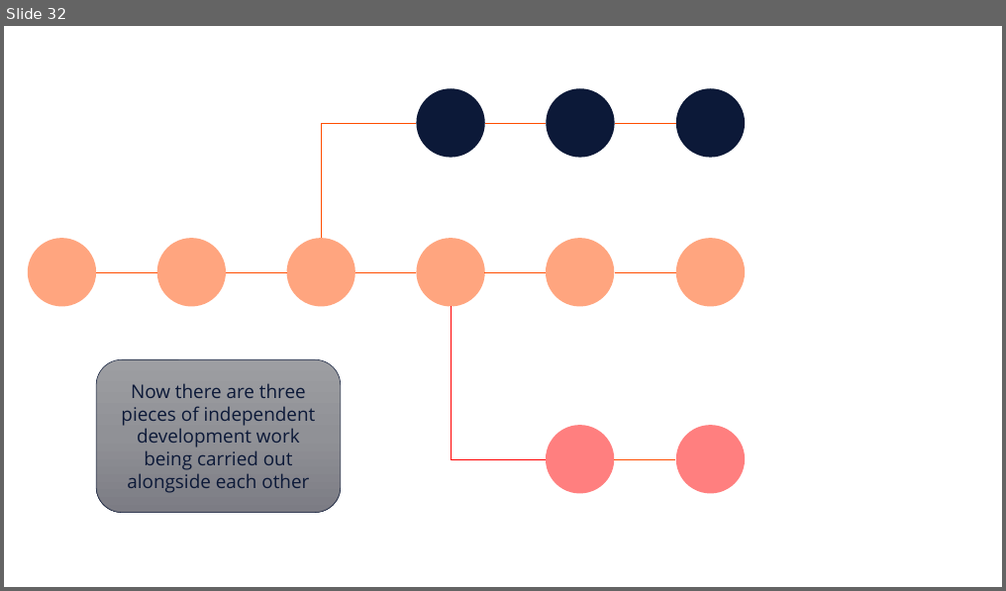
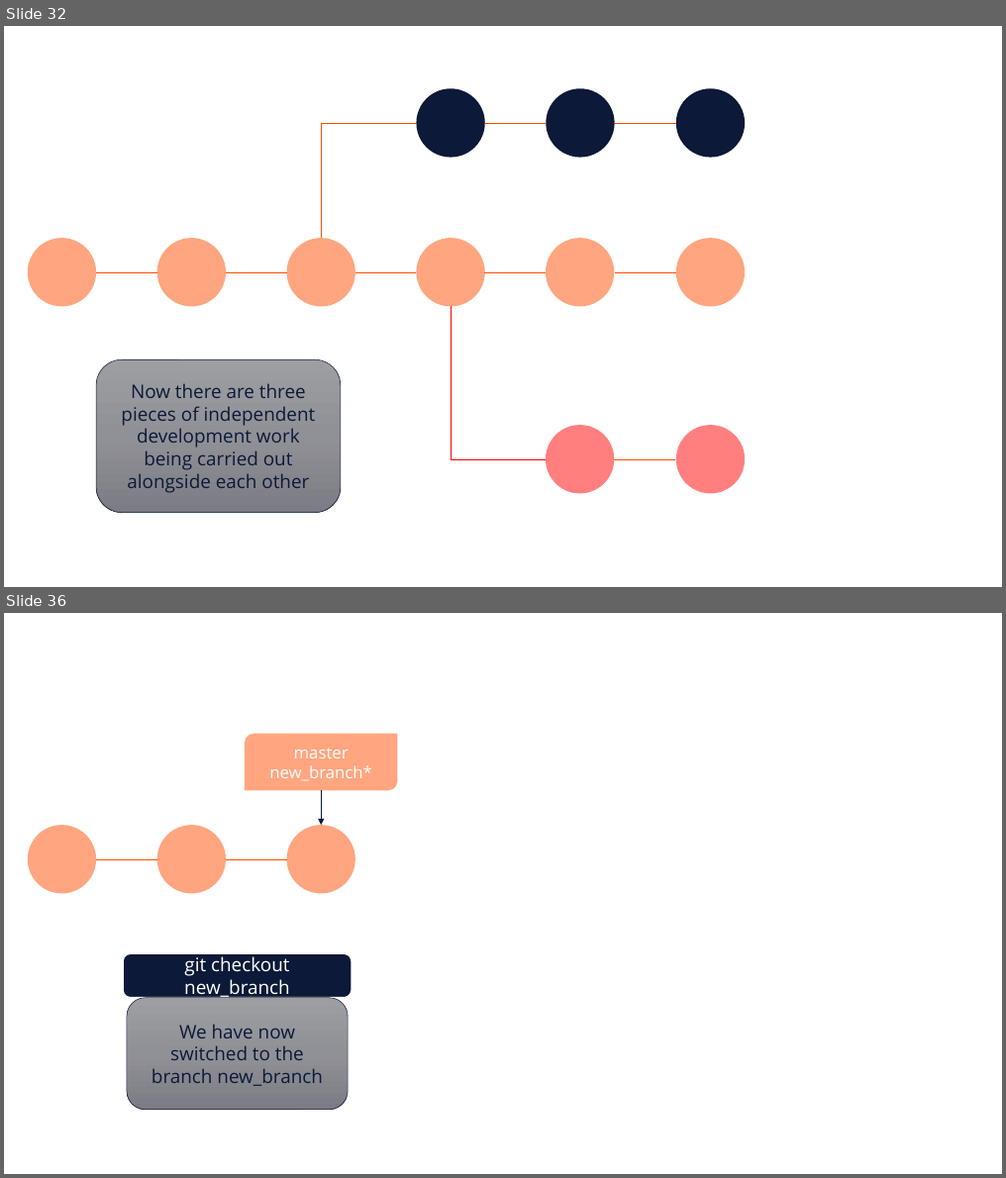
Before and after one commit to e815135/Shiny-App-Project, a slide deck: making basic workflow diagram.pptx. Shown one above the other, each under a label of ours: slide 32 before the commit, slides 32 and 36 after it; the slides between them are not shown. The pictures are 1006x591 and 1006x1178 pixels, drawn with LibreOffice and Linux fonts; fonts in the diff are those of the drawing. Boxes give left, top, right and bottom in pixels: in the first picture for what was removed or moved away, otherwise in the second. Text is boxed around its words. In the diff, an @@ line names an element or a change of style, - is before the commit and + after.

Commit message:
create working on a branch page and add ui and server functions for merge pages

```diff
--- a/making basic workflow diagram.pptx
+++ b/making basic workflow diagram.pptx
@@ slide 36 added at <box>4,613,1002,1174</box>, background #FFFFFF @@
@@ round diag rect added at <box>245,734,397,790</box>, fill #FF4D00 at 50% opacity, 16 pt, text #FFFFFF @@
+master
+new_branch*
@@ arrow added from (322, 790) to (322, 825), #0C1938 0.5 pt @@
@@ group added at <box>27,825,355,894</box>: 3 ellipses, 2 lines @@
@@ rounded rectangle added at <box>123,954,352,998</box>, fill #0C1938, outline #FFFFFF 1.5 pt, 18 pt, text #FFFFFF @@
+git checkout new_branch
@@ rounded rectangle added at <box>127,998,348,1110</box>, fill gradient #9E9EA3 to #909196 to #7C7D84, outline #0C1938 0.5 pt, 18 pt, text #0C1938 @@
+We have now switched to the branch new_branch
```
Also in this commit, not shown: 16 other slides added, 13 other files.
